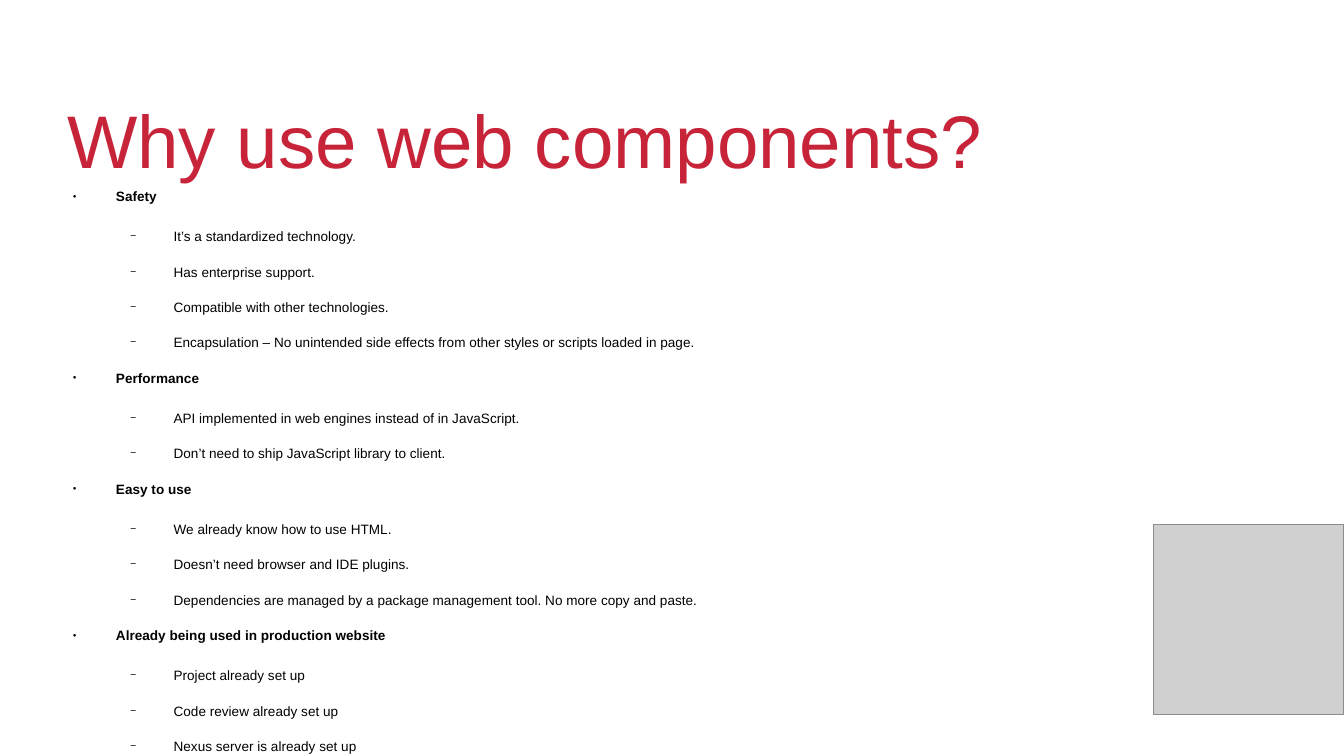
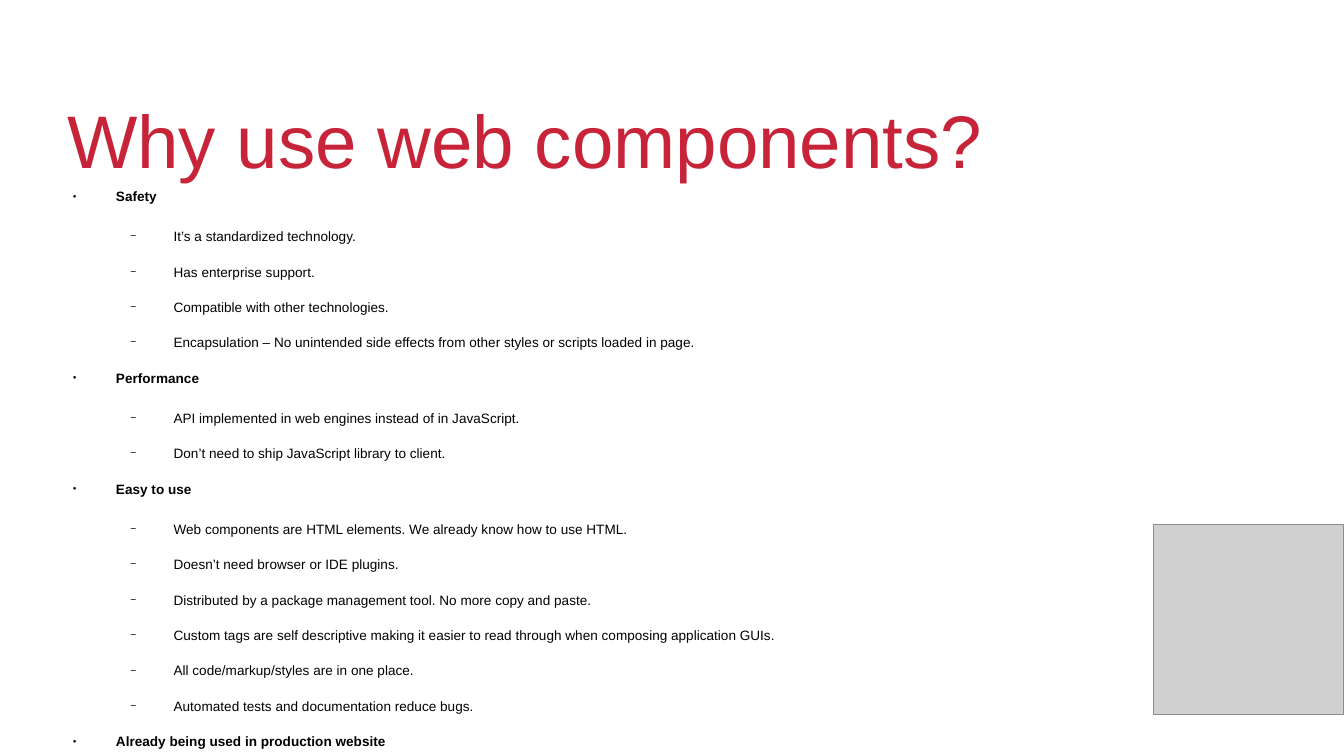
Before and after one commit to QuiWorks/wc-presentation, a slide deck: slide 8 of wc-pp-presentation.odp. Drawn at 1344x756 pixels with LibreOffice and Linux fonts; fonts in the diff are those of the drawing; grey boxes stand for pictures; background and template pictures are left out. Boxes give left, top, right and bottom in pixels: in the first picture for what was removed or moved away, otherwise in the second. Text is boxed around its words. In the diff, an @@ line names an element or a change of style, - is before the commit and + after.

```diff
--- a/wc-pp-presentation.odp
+++ b/wc-pp-presentation.odp
@@ text at [116, 191, 775, 749]: paragraph added @@
+  − Website build process already set up.
@@ text at [174, 524, 775, 714]: text changed @@
-  − We already know how to use HTML.
-  − Doesn’t need browser and IDE plugins.
-  − Dependencies are managed by a package management tool. No more copy and paste.
+  − Web components are HTML elements. We already know how to use HTML.
+  − Doesn’t need browser or IDE plugins.
+  − Distributed by a package management tool. No more copy and paste.
+  − Custom tags are self descriptive making it easier to read through when composing application GUIs.
+  − All code/markup/styles are in one place.
+  − Automated tests and documentation reduce bugs.
```
Also in this commit, not shown: 1 other slide changed.
